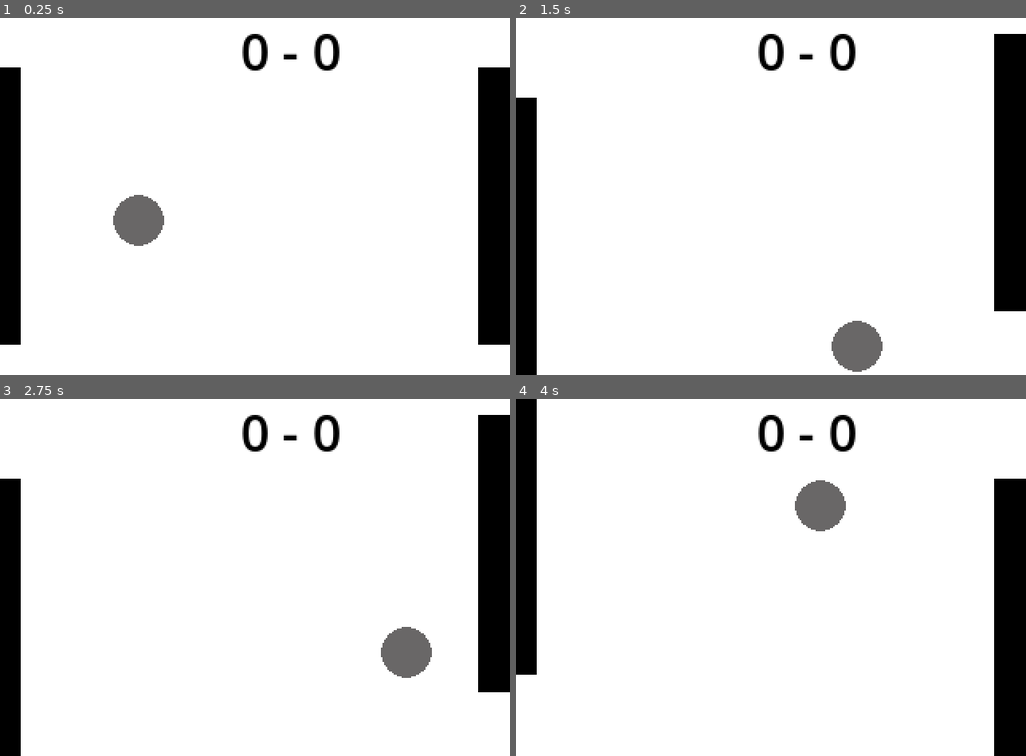
Above: before the commit, frames 1-4 (two rows, left to right).
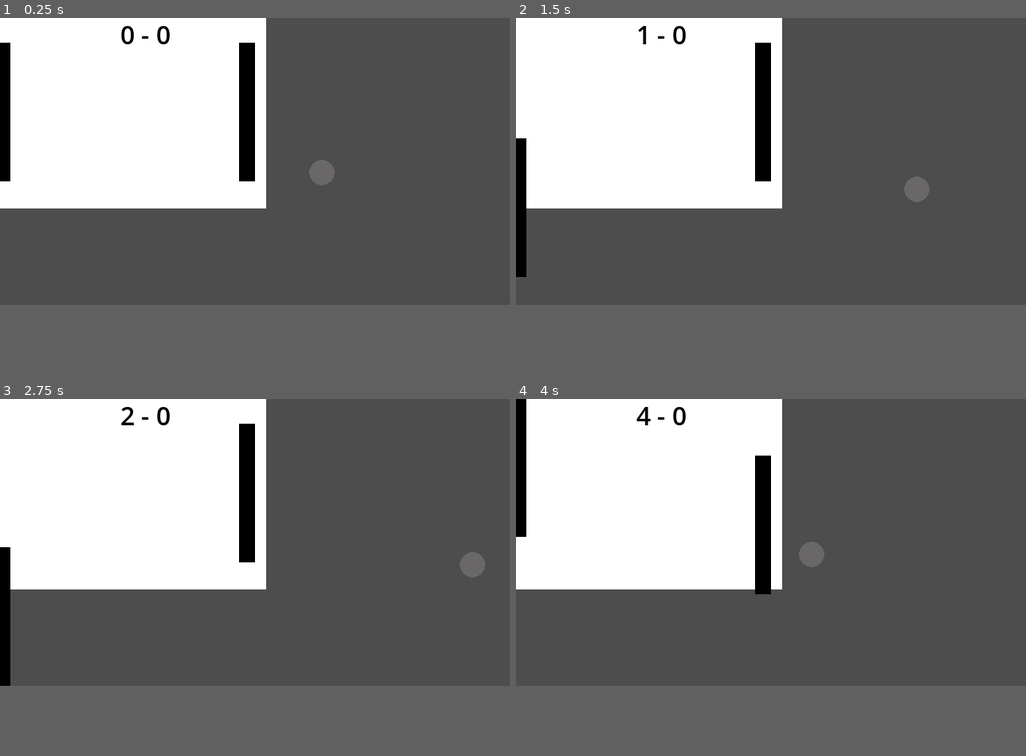
Above: after the commit, the same moments.

Repository: DaBlower/ponggers
Game: Godot game, scene res://scenes/scene.tscn
The game is run twice, just before and just after one commit, with the same random seed, the same clock (stepped at 60 frames per second) and the same inputs.
Inputs:
- Up to frame 1 (0.25 s): no input
- Up to frame 2 (1.5 s): tap Enter at 0.5 s; hold Right 0.53-1.28 s; tap Down (p2_down) at 0.6 s; hold S (p1_down) from 1.28 s (still down); tap Up (p2_up) at 1.35 s
- Up to frame 3 (2.75 s): release S (p1_down) at 2.03 s; hold Right from 2.03 s (still down); tap Alt at 2.1 s
- Up to frame 4 (4 s): release Right at 2.78 s; hold W (p1_up) 2.78-3.53 s; tap Shift at 2.85 s; hold Left from 3.53 s (still down); tap Down (p2_down) at 3.6 s
In our replay, the window is 640x448 before the commit and 640x360 after it. These sizes can differ from the game's own. Grey fills any space a smaller window leaves; there, only what the larger window draws over its background counts as a difference.

The runs differ from the first frame. In frame 1, 56% of the frame differs, in the area x 0-100%, y 0-92%; in frame 2, 56%; in frame 3, 55%; in frame 4, 57%, in the area x 0-100%, y 0-100%.

Commit message:
main menu
text is broken and buttons don't do anything

Diff:
--- a/project.godot
+++ b/project.godot
@@ -17,8 +17,8 @@
 
 [display]
 
-window/size/viewport_width=320
-window/size/viewport_height=224
+window/size/viewport_width=640
+window/size/viewport_height=360
 window/size/extend_to_title=true
 window/stretch/mode="viewport"
 window/stretch/scale_mode="integer"
--- /dev/null
+++ b/scenes/main_menu.tscn
@@ -0,0 +1,119 @@
+[gd_scene load_steps=6 format=3 uid="uid://2yvq6yiiep7y"]
+
+[ext_resource type="FontFile" uid="uid://ddnuwer7rgjcu" path="res://fonts/NotoSans-VariableFont_wdth,wght.ttf" id="1_l6cm7"]
+
+[sub_resource type="StyleBoxFlat" id="StyleBoxFlat_vue75"]
+bg_color = Color(0.9515795, 0.95157963, 0.9515795, 1)
+corner_radius_top_left = 400
+corner_radius_top_right = 400
+corner_radius_bottom_right = 400
+corner_radius_bottom_left = 400
+shadow_offset = Vector2(0, 3.142)
+
+[sub_resource type="StyleBoxFlat" id="StyleBoxFlat_ekxnf"]
+bg_color = Color(0.9515795, 0.95157963, 0.9515795, 1)
+corner_radius_top_left = 400
+corner_radius_top_right = 400
+corner_radius_bottom_right = 400
+corner_radius_bottom_left = 400
+shadow_offset = Vector2(0, 3.142)
+
+[sub_resource type="StyleBoxFlat" id="StyleBoxFlat_l6cm7"]
+bg_color = Color(0.60122204, 0.6012235, 0.6012221, 1)
+corner_radius_top_left = 400
+corner_radius_top_right = 400
+corner_radius_bottom_right = 400
+corner_radius_bottom_left = 400
+shadow_offset = Vector2(0, 3.142)
+
+[sub_resource type="StyleBoxEmpty" id="StyleBoxEmpty_bqqt6"]
+
+[node name="MainMenu" type="Control"]
+layout_mode = 3
+anchors_preset = 15
+anchor_right = 1.0
+anchor_bottom = 1.0
+grow_horizontal = 2
+grow_vertical = 2
+
+[node name="VBoxContainer" type="VBoxContainer" parent="."]
+layout_mode = 1
+anchors_preset = 8
+anchor_left = 0.5
+anchor_top = 0.5
+anchor_right = 0.5
+anchor_bottom = 0.5
+offset_left = -81.0
+offset_top = -3.0
+offset_right = 16319.0
+offset_bottom = 14697.0
+grow_horizontal = 2
+grow_vertical = 2
+scale = Vector2(0.01, 0.01)
+theme_override_constants/separation = 1000
+
+[node name="Button" type="Button" parent="VBoxContainer"]
+layout_mode = 2
+size_flags_vertical = 3
+theme_override_colors/font_color = Color(0, 0, 0, 1)
+theme_override_colors/font_focus_color = Color(0, 0, 0, 1)
+theme_override_colors/font_pressed_color = Color(0, 0, 0, 1)
+theme_override_colors/font_hover_color = Color(0, 0, 0, 1)
+theme_override_fonts/font = ExtResource("1_l6cm7")
+theme_override_font_sizes/font_size = 2400
+theme_override_styles/normal = SubResource("StyleBoxFlat_vue75")
+theme_override_styles/pressed = SubResource("StyleBoxFlat_ekxnf")
+theme_override_styles/hover = SubResource("StyleBoxFlat_l6cm7")
+theme_override_styles/focus = SubResource("StyleBoxEmpty_bqqt6")
+text = "Start Game"
+
+[node name="Button2" type="Button" parent="VBoxContainer"]
+layout_mode = 2
+size_flags_vertical = 3
+theme_override_colors/font_color = Color(0, 0, 0, 1)
+theme_override_colors/font_focus_color = Color(0, 0, 0, 1)
+theme_override_colors/font_pressed_color = Color(0, 0, 0, 1)
+theme_override_colors/font_hover_color = Color(0, 0, 0, 1)
+theme_override_fonts/font = ExtResource("1_l6cm7")
+theme_override_font_sizes/font_size = 2400
+theme_override_styles/normal = SubResource("StyleBoxFlat_vue75")
+theme_override_styles/pressed = SubResource("StyleBoxFlat_ekxnf")
+theme_override_styles/hover = SubResource("StyleBoxFlat_l6cm7")
+theme_override_styles/focus = SubResource("StyleBoxEmpty_bqqt6")
+text = "Options"
+
+[node name="Button3" type="Button" parent="VBoxContainer"]
+layout_mode = 2
+size_flags_vertical = 3
+theme_override_colors/font_color = Color(0, 0, 0, 1)
+theme_override_colors/font_focus_color = Color(0, 0, 0, 1)
+theme_override_colors/font_pressed_color = Color(0, 0, 0, 1)
+theme_override_colors/font_hover_color = Color(0, 0, 0, 1)
+theme_override_fonts/font = ExtResource("1_l6cm7")
+theme_override_font_sizes/font_size = 2400
+theme_override_styles/normal = SubResource("StyleBoxFlat_vue75")
+theme_override_styles/pressed = SubResource("StyleBoxFlat_ekxnf")
+theme_override_styles/hover = SubResource("StyleBoxFlat_l6cm7")
+theme_override_styles/focus = SubResource("StyleBoxEmpty_bqqt6")
+text = "Exit
+"
+
+[node name="Label" type="Label" parent="."]
+layout_mode = 1
+anchors_preset = 8
+anchor_left = 0.5
+anchor_top = 0.5
+anchor_right = 0.5
+anchor_bottom = 0.5
+offset_left = -195.0
+offset_top = -174.0
+offset_right = 3597.0
+offset_bottom = 971.0
+grow_horizontal = 2
+grow_vertical = 2
+scale = Vector2(0.1, 0.1)
+theme_override_fonts/font = ExtResource("1_l6cm7")
+theme_override_font_sizes/font_size = 840
+text = "Ponggers"
+horizontal_alignment = 1
+vertical_alignment = 1
Binary file added: fonts/NotoSans-VariableFont_wdth,wght.ttf
Not shown, added: fonts/NotoSans-VariableFont_wdth,wght.ttf.import
